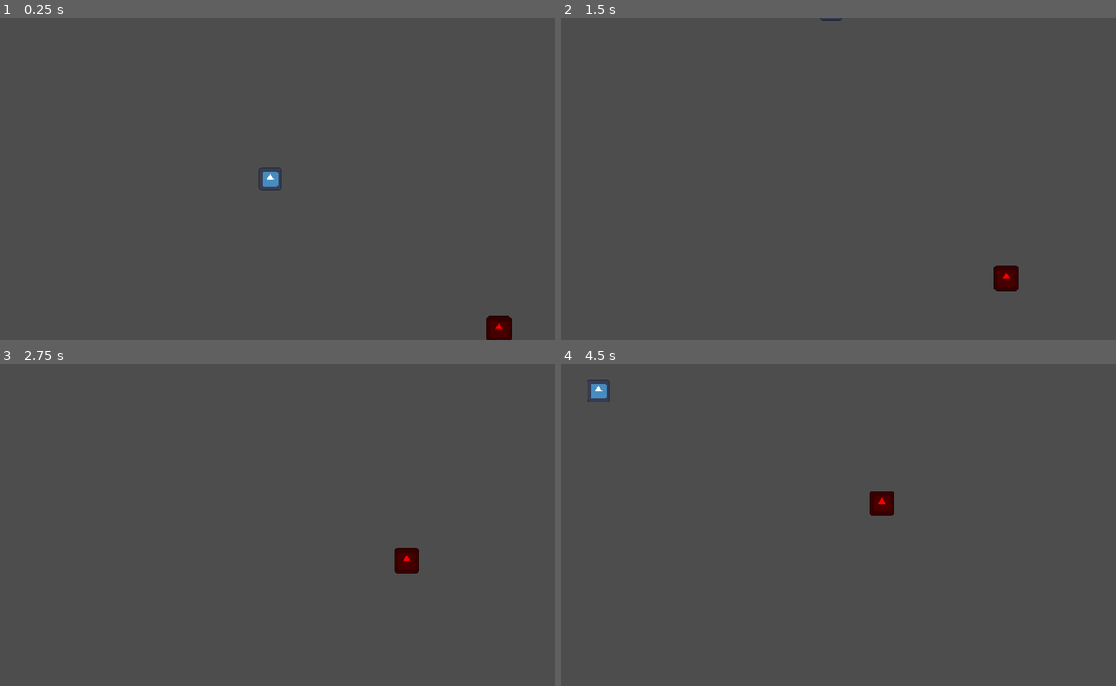
Above: before the commit, frames 1-4 (two rows, left to right).
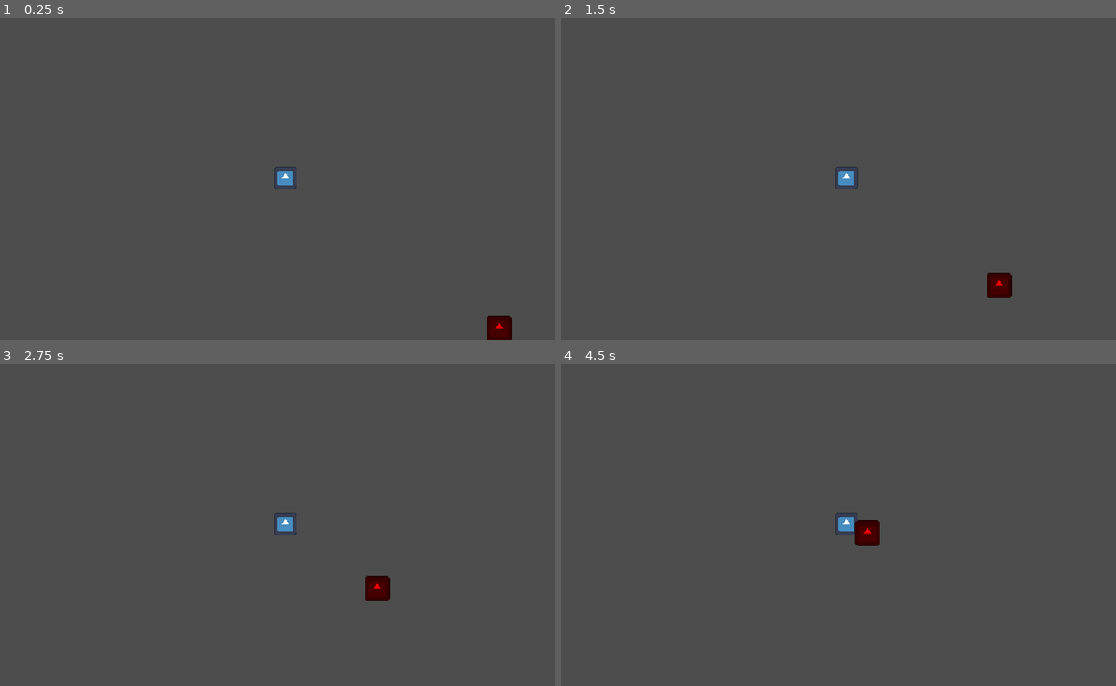
Above: after the commit, the same moments.

Repository: butteredsaltedtoast/haven-game
Game: Godot game, scene res://levels/main.tscn
Two runs of this game, one before a commit and one after it. Both use one fixed random seed, a clock stepped at 60 frames per second and the inputs below. This scene is started directly instead of the project's main scene. The engine's default icon, where the game draws it, is replaced by a stand-in: a white triangle on a blue panel in a dark square.
Inputs:
- Up to frame 1 (0.25 s): no input
- Up to frame 2 (1.5 s): hold W (up) from 0.53 s (still down)
- Up to frame 3 (2.75 s): release W (up) at 2.03 s; hold A (left) from 2.03 s (still down)
- Up to frame 4 (4.5 s): release A (left) at 3.53 s; hold S (down) 3.53-4.28 s; hold D (right) from 4.28 s (still down)

The runs differ from the first frame. In frame 1, 0.3% of the frame differs, in the area x 46-93%, y 46-100%; in frame 2, 0.6%; in frame 3, 0.8%; in frame 4, 1.0%, in the area x 4-60%, y 4-57%.

Commit message:
fix room

Diff:
--- a/levels/room.tscn
+++ b/levels/room.tscn
@@ -1,25 +1,33 @@
 [gd_scene format=3 uid="uid://dir0jgq63k00u"]
 
 [sub_resource type="RectangleShape2D" id="RectangleShape2D_o33cc"]
+size = Vector2(20, 0)
 
 [sub_resource type="RectangleShape2D" id="RectangleShape2D_38vvf"]
+size = Vector2(0, 20)
 
 [sub_resource type="RectangleShape2D" id="RectangleShape2D_ddfx8"]
+size = Vector2(0, 20)
 
 [sub_resource type="RectangleShape2D" id="RectangleShape2D_dc8xy"]
+size = Vector2(20, 0)
 
 [node name="Room" type="Node2D" unique_id=563525661]
 
 [node name="StaticBody2D" type="StaticBody2D" parent="." unique_id=640388811]
 
 [node name="Wall1" type="CollisionShape2D" parent="StaticBody2D" unique_id=900282028]
+position = Vector2(0, -10)
 shape = SubResource("RectangleShape2D_o33cc")
 
 [node name="Wall2" type="CollisionShape2D" parent="StaticBody2D" unique_id=1252109939]
+position = Vector2(-10, 0)
 shape = SubResource("RectangleShape2D_38vvf")
 
 [node name="Wall3" type="CollisionShape2D" parent="StaticBody2D" unique_id=1811957773]
+position = Vector2(10, 0)
 shape = SubResource("RectangleShape2D_ddfx8")
 
 [node name="Wall4" type="CollisionShape2D" parent="StaticBody2D" unique_id=949312666]
+position = Vector2(0, 10)
 shape = SubResource("RectangleShape2D_dc8xy")
